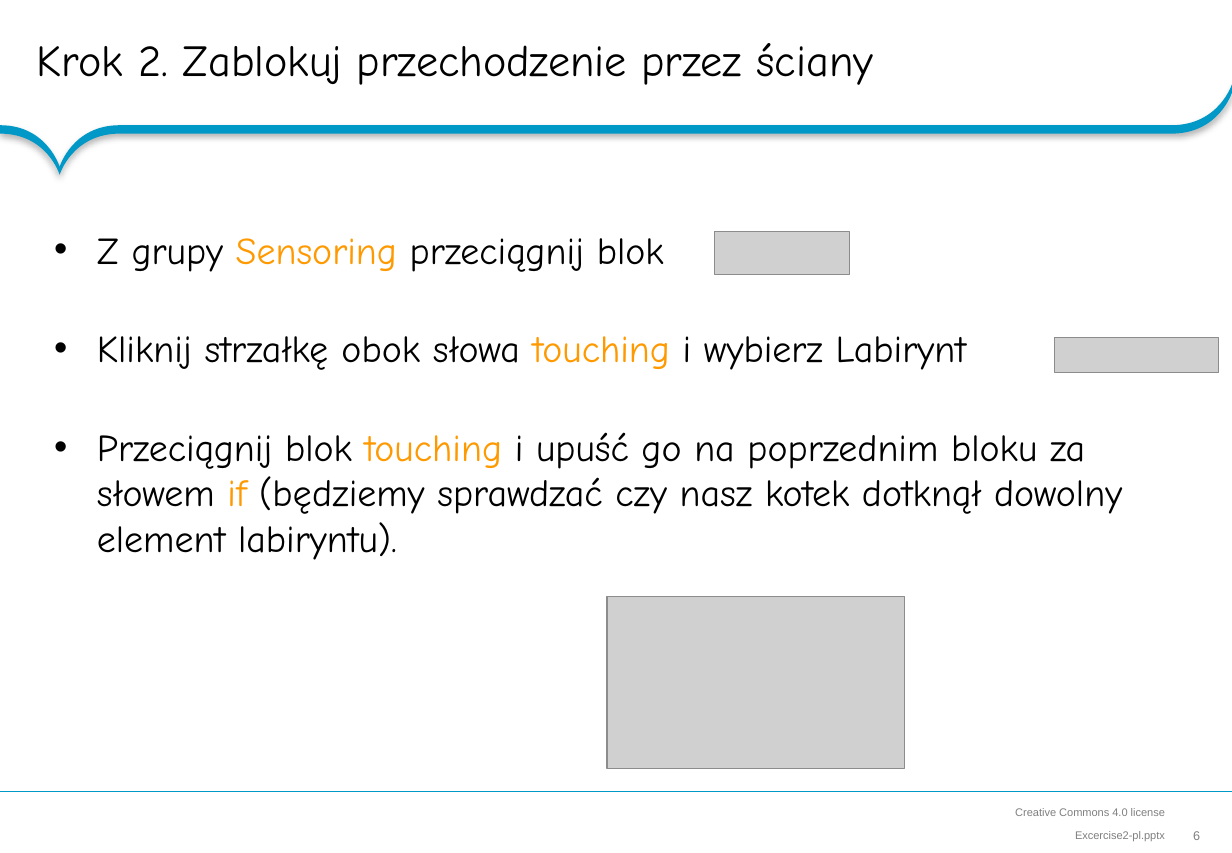
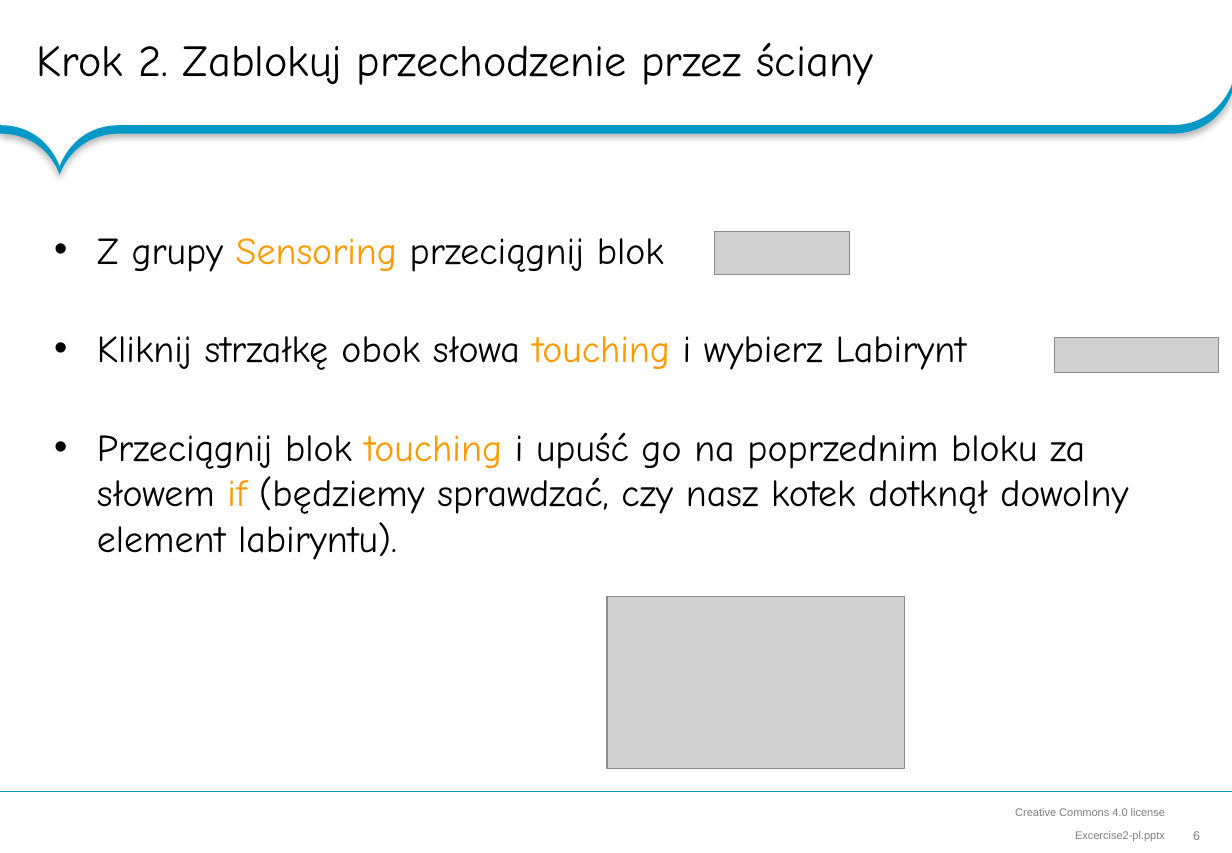
Before and after one commit to RoboCap/scratch, a slide deck: slide 6 of hands-on-lab/Excercise2-pl.pptx. Drawn at 1232x853 pixels with LibreOffice and Linux fonts; fonts in the diff are those of the drawing; grey boxes stand for pictures; background and template pictures are left out. Boxes give left, top, right and bottom in pixels: in the first picture for what was removed or moved away, otherwise in the second. Text is boxed around its words. In the diff, an @@ line names an element or a change of style, - is before the commit and + after.

```diff
--- a/hands-on-lab/Excercise2-pl.pptx
+++ b/hands-on-lab/Excercise2-pl.pptx
@@ text at (97,432,1128,560): text changed @@
-• Przeciągnij blok touching i upuść go na poprzednim bloku za słowem if (będziemy sprawdzać czy nasz kotek dotknął dowolny element labiryntu).
+• Przeciągnij blok touching i upuść go na poprzednim bloku za słowem if (będziemy sprawdzać, czy nasz kotek dotknął dowolny element labiryntu).
```
Also in this commit, not shown: 4 other slides changed, 2 other files.
